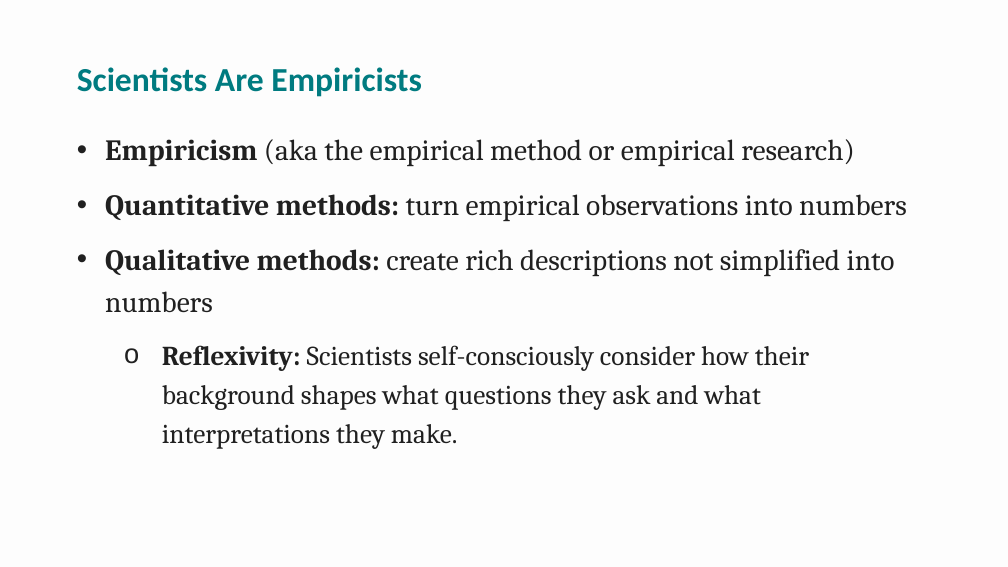
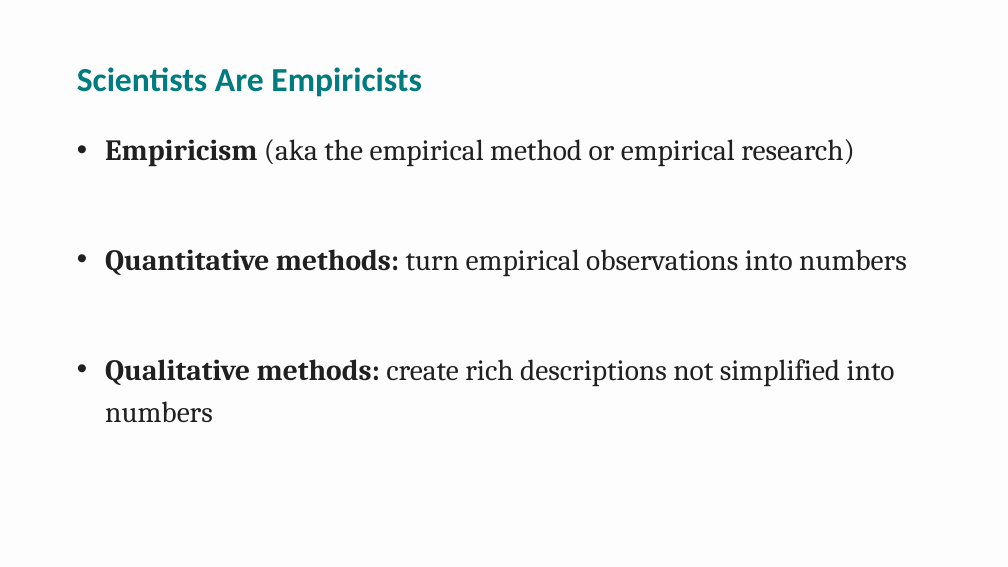
Before and after one commit to npm27/Teaching-Materials, a slide deck: slide 5 of Research Methods/Spring 26/Slides/1 Chapter 1.pptx (slide 6 before the commit). Drawn at 1008x567 pixels with LibreOffice and Linux fonts; fonts in the diff are those of the drawing. Boxes give left, top, right and bottom in pixels: in the first picture for what was removed or moved away, otherwise in the second. Text is boxed around its words. In the diff, an @@ line names an element or a change of style, - is before the commit and + after.

```diff
--- a/Research Methods/Spring 26/Slides/1 Chapter 1.pptx
+++ b/Research Methods/Spring 26/Slides/1 Chapter 1.pptx
@@ text at <box>162,345,809,449</box>: paragraph removed @@
-  o Reflexivity: Scientists self-consciously consider how their background shapes what questions they ask and what interpretations they make.
```
Also in this commit, not shown: 3 other slides changed, 2 slides removed, 2 other files.
